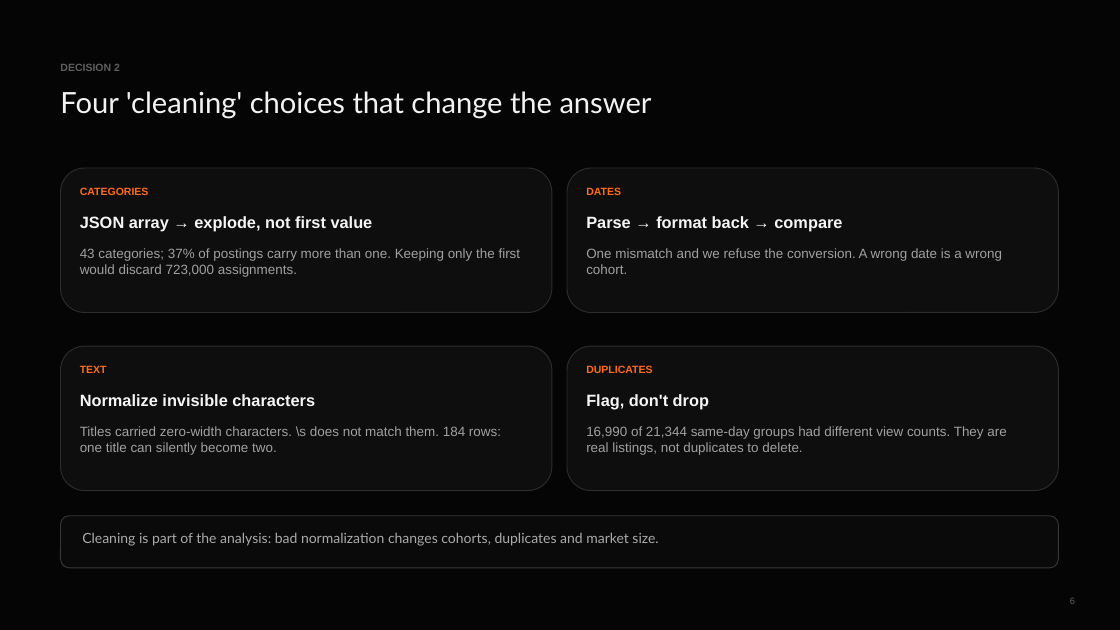
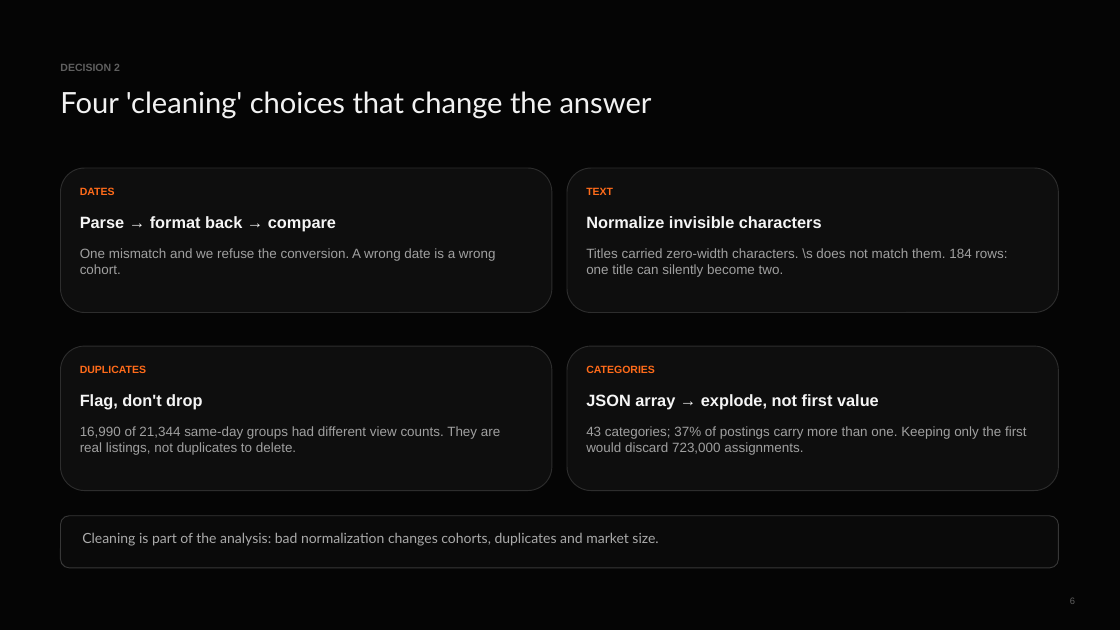
Before and after one commit to bomberblue/job-analytics-dashboard, a slide deck: slide 6 of docs/job-analytics-hirer-deck.pptx. Drawn at 1120x630 pixels with LibreOffice and Linux fonts; fonts in the diff are those of the drawing. Boxes give left, top, right and bottom in pixels: in the first picture for what was removed or moved away, otherwise in the second. Text is boxed around its words. In the diff, an @@ line names an element or a change of style, - is before the commit and + after.

Commit message:
update slide 6 & 8

```diff
--- a/docs/job-analytics-hirer-deck.pptx
+++ b/docs/job-analytics-hirer-deck.pptx
@@ text at bbox=[80, 187, 115, 195]: text changed @@
-CATEGORIES
+DATES
@@ text at bbox=[586, 187, 613, 195]: text changed @@
-DATES
+TEXT
@@ text at bbox=[80, 216, 336, 231]: text changed @@
-JSON array → explode, not first value
+Parse → format back → compare
@@ text at bbox=[586, 216, 822, 228]: text changed @@
-Parse → format back → compare
+Normalize invisible characters
@@ text at bbox=[80, 248, 496, 274]: text changed @@
-43 categories; 37% of postings carry more than one. Keeping only the first would discard 723,000 assignments.
+One mismatch and we refuse the conversion. A wrong date is a wrong cohort.
@@ text at bbox=[586, 248, 1007, 277]: text changed @@
-One mismatch and we refuse the conversion. A wrong date is a wrong cohort.
+Titles carried zero-width characters. \s does not match them. 184 rows: one title can silently become two.
@@ text at bbox=[80, 365, 146, 373]: text changed @@
-TEXT
+DUPLICATES
@@ text at bbox=[586, 365, 655, 373]: text changed @@
-DUPLICATES
+CATEGORIES
@@ text at bbox=[80, 394, 202, 409]: text changed @@
-Normalize invisible characters
+Flag, don't drop
@@ text at bbox=[586, 394, 879, 409]: text changed @@
-Flag, don't drop
+JSON array → explode, not first value
@@ text at bbox=[80, 426, 500, 455]: text changed @@
-Titles carried zero-width characters. \s does not match them. 184 rows: one title can silently become two.
+16,990 of 21,344 same-day groups had different view counts. They are real listings, not duplicates to delete.
@@ text at bbox=[586, 426, 1027, 455]: text changed @@
-16,990 of 21,344 same-day groups had different view counts. They are real listings, not duplicates to delete.
+43 categories; 37% of postings carry more than one. Keeping only the first would discard 723,000 assignments.
```
Also in this commit, not shown: 2 other slides changed.
